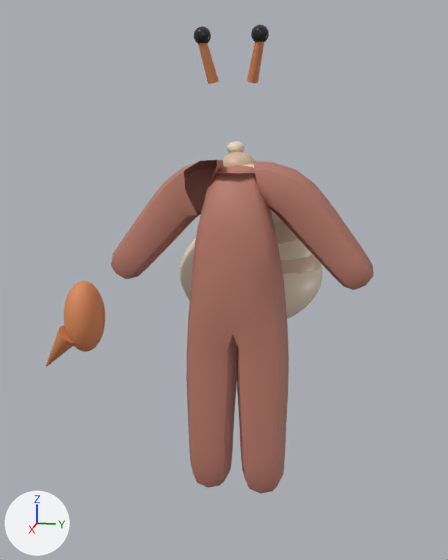
The glTF model assets/shared/costumes/costume_hermit.glb, before and after one commit.
Rendered twice from a 50 mm lens placed at (2.38, 0.42, 1.63), pointed at (-0.22, -0.1, 0.98). Every picture has the same lights, and +X, +Y and +Z are marked at lower left. The older version comes first.

Before the edit, the objects in view are built like this:
```python
me_clawr = bpy.data.meshes.new('clawR')
me_clawr.from_pydata(...)  # a UV sphere (24 segments, 16 rings, poles along z) spanning x -0.086..0.11, y -0.741..-0.573, z 0.699..1.007
me_clawr.materials.append(mat_claw)
me_suit = bpy.data.meshes.new('suit')
me_suit.from_pydata(...)  # 368 vertices, 710 faces; spans x -0.143..0.143, y -0.527..0.527, z 0.115..1.519
me_suit.materials.append(mat_canvas)
me_whorl1 = bpy.data.meshes.new('whorl1')
me_whorl1.from_pydata(...)  # a UV sphere (24 segments, 16 rings, poles along z) spanning x -0.633..-0.028, y -0.255..0.319, z 0.857..1.281
me_whorl1.materials.append(mat_shell2)
ob_clawr = bpy.data.objects.new('clawR', me_clawr)
ob_clawr.location = (0.0, 0.0, 0.0)
ob_suit = bpy.data.objects.new('suit', me_suit)
ob_suit.location = (0.0, 0.0, 0.0)
ob_whorl1 = bpy.data.objects.new('whorl1', me_whorl1)
ob_whorl1.location = (0.0, 0.0, 0.0)
# also in view: 'whorl0' at (-0.34, 0.0, 1.0)
```
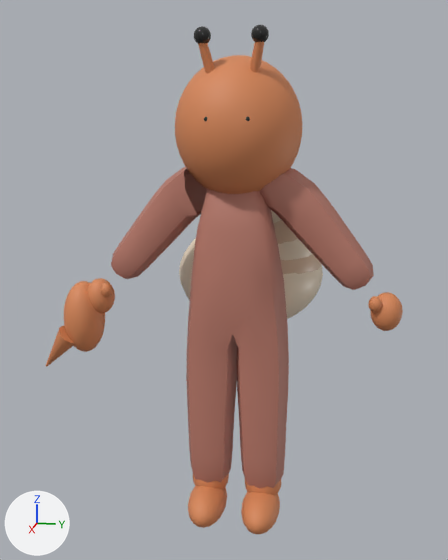
Where the change shows, as pixel boxes (x1, y1, x2, y2) in the pictures (448 x 560 px):
'head', added (orange): after (175, 55, 302, 194)
'bootL', added (orange): after (241, 492, 280, 534)
'bootR', added (orange): after (188, 486, 227, 528)
'mittL', added (orange): after (370, 292, 403, 331)
'mittR', added (orange): after (88, 278, 115, 314)
'ankleL', added (mostly hidden): after (245, 480, 282, 495)
'ankleR', added (mostly hidden): after (193, 473, 229, 489)
'thumbmL', added: after (368, 296, 382, 312)
'thumbmR', added: after (100, 283, 112, 297)

The change, as a diff of the scene's bpy script:
```diff
--- a/assets/shared/costumes/costume_hermit.glb.py
+++ b/assets/shared/costumes/costume_hermit.glb.py
@@ ob_thumbmr @@
+ob_thumbmr = bpy.data.objects.new('thumbmR', me_thumbmr)  # a UV sphere (12 segments, 8 rings, poles along z) spanning x 0.033..0.083, y -0.5605..-0.5105, z 0.9584..1.0184
+ob_thumbmr.location = (0.0, 0.0, 0.0)
@@ ob_thumbml @@
+ob_thumbml = bpy.data.objects.new('thumbmL', me_thumbml)  # a UV sphere (12 segments, 8 rings, poles along z) spanning x 0.033..0.083, y 0.5105..0.5605, z 0.9584..1.0184
+ob_thumbml.location = (0.0, 0.0, 0.0)
@@ ob_mittr @@
+ob_mittr = bpy.data.objects.new('mittR', me_mittr)  # a UV sphere (18 segments, 12 rings, poles along z) spanning x -0.047..0.071, y -0.642..-0.522, z 0.873..1.023
+ob_mittr.location = (0.0, 0.0, 0.0)
@@ ob_mittl @@
+ob_mittl = bpy.data.objects.new('mittL', me_mittl)  # a UV sphere (18 segments, 12 rings, poles along z) spanning x -0.047..0.071, y 0.522..0.642, z 0.873..1.023
+ob_mittl.location = (0.0, 0.0, 0.0)
@@ ob_head @@
+ob_head = bpy.data.objects.new('head', me_head)  # an icosphere of 1280 faces spanning x -0.249..0.249, y -0.239..0.239, z 1.37..1.89
+ob_head.location = (0.0, 0.0, 0.0)
@@ ob_bootr @@
+ob_bootr = bpy.data.objects.new('bootR', me_bootr)  # a UV sphere (18 segments, 12 rings, poles along z) spanning x -0.088..0.208, y -0.195..-0.035, z -0.01..0.15
+ob_bootr.location = (0.0, 0.0, 0.0)
@@ ob_bootl @@
+ob_bootl = bpy.data.objects.new('bootL', me_bootl)  # a UV sphere (18 segments, 12 rings, poles along z) spanning x -0.088..0.208, y 0.035..0.195, z -0.01..0.15
+ob_bootl.location = (0.0, 0.0, 0.0)
@@ ob_ankler @@
+ob_ankler = bpy.data.objects.new('ankleR', me_ankler)  # a UV sphere (16 segments, 10 rings, poles along z) spanning x -0.08..0.08, y -0.195..-0.035, z 0.07..0.25
+ob_ankler.location = (0.0, 0.0, 0.0)
@@ ob_anklel @@
+ob_anklel = bpy.data.objects.new('ankleL', me_anklel)  # a UV sphere (16 segments, 10 rings, poles along z) spanning x -0.08..0.08, y 0.035..0.195, z 0.07..0.25
+ob_anklel.location = (0.0, 0.0, 0.0)
```
